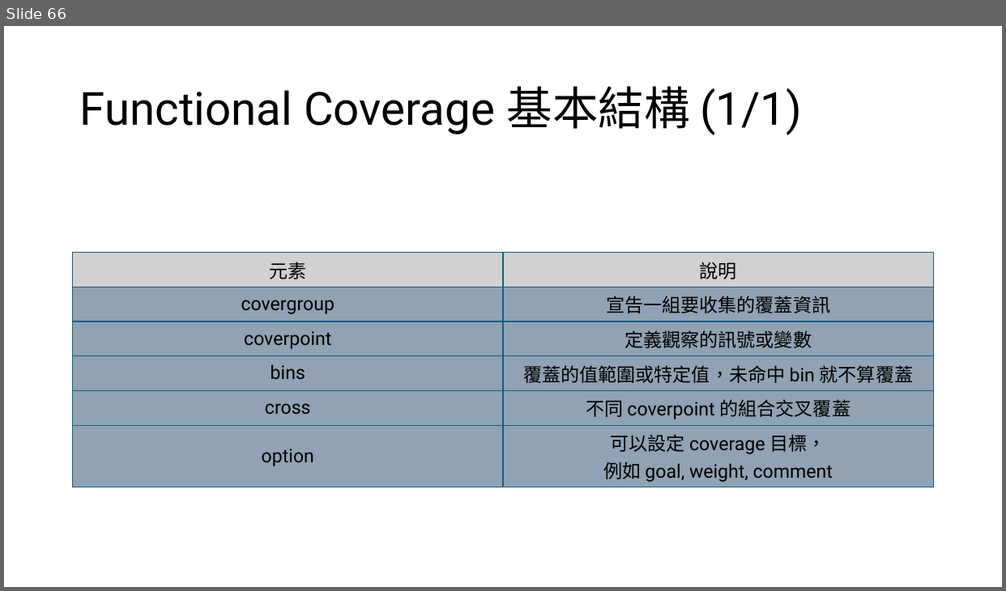
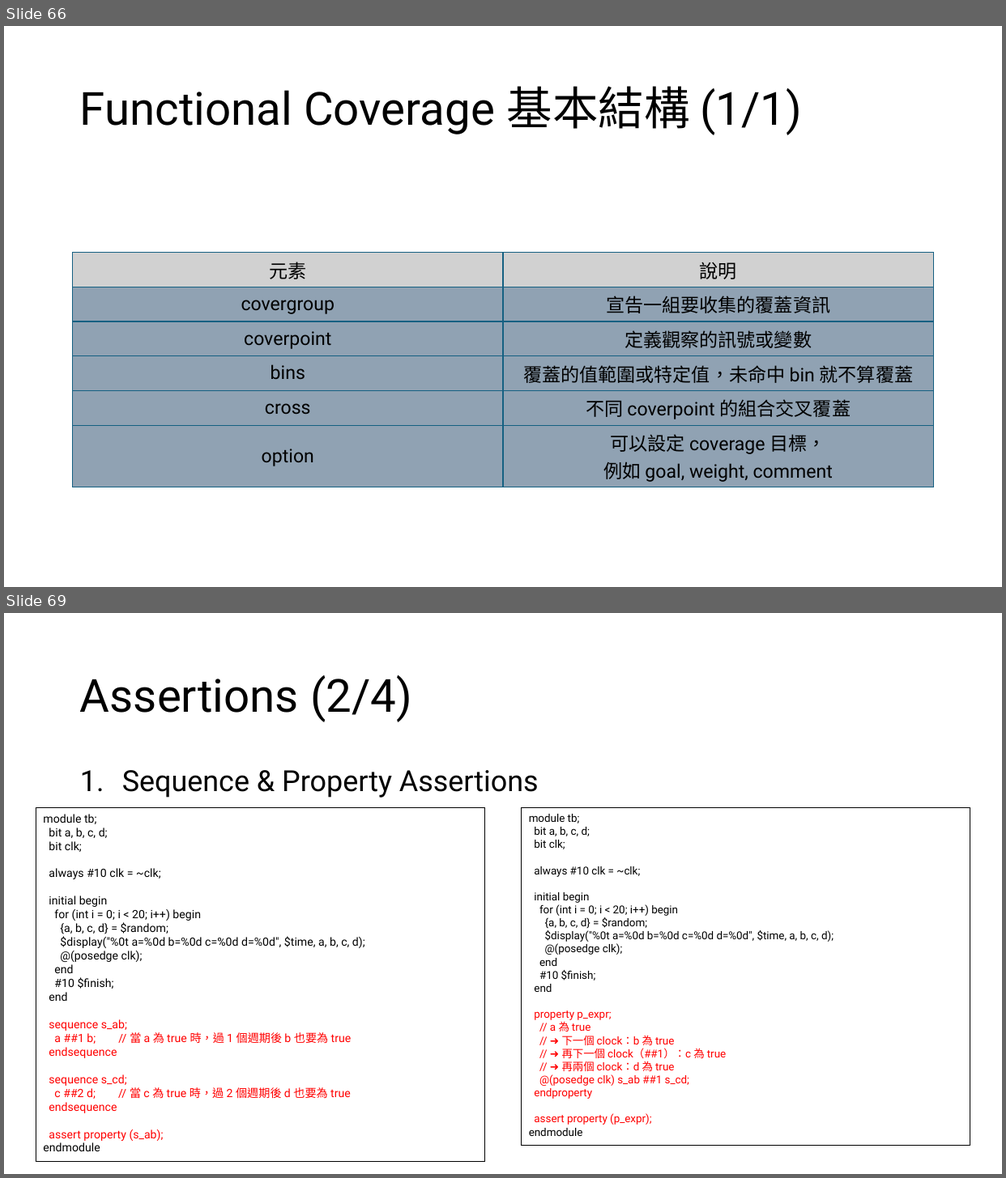
Before and after one commit to s9001055/DV_learning, a slide deck: systemverilog/SystemVerilog_語法學習.pptx. Shown one above the other, each under a label of ours: slide 66 before the commit, slides 66 and 69 after it; the slides between them are not shown. The pictures are 1006x591 and 1006x1178 pixels, drawn with LibreOffice and Linux fonts; fonts in the diff are those of the drawing. Boxes give left, top, right and bottom in pixels: in the first picture for what was removed or moved away, otherwise in the second. Text is boxed around its words. In the diff, an @@ line names an element or a change of style, - is before the commit and + after.

Commit message:
Modify: SystemVerilog_語法學習.pptx 1. Add: chapter 8 assertion

```diff
--- a/systemverilog/SystemVerilog_語法學習.pptx
+++ b/systemverilog/SystemVerilog_語法學習.pptx
@@ slide 69 added at [4, 613, 1002, 1174], background #FFFFFF @@
@@ title added at [80, 675, 412, 722], 44 pt, text #000000 @@
+Assertions (2/4)
@@ text added at [122, 770, 539, 798], 28 pt, text #000000 @@
+1. Sequence & Property Assertions
@@ rectangle added at [36, 807, 485, 1161], outline #000000 0.75 pt, 11 pt, text #000000 @@
+module tb;
+bit a, b, c, d;
+bit clk;
+always #10 clk = ~clk;
+initial begin
+for (int i = 0; i < 20; i++) begin
+{a, b, c, d} = $random;
+$display("%0t a=%0d b=%0d c=%0d d=%0d", $time, a, b, c, d);
+@(posedge clk);
+end
+#10 $finish;
+end
+sequence s_ab;
+a ##1 b; // 當 a 為 true 時，過 1 個週期後 b 也要為 true
+endsequence
+sequence s_cd;
+c ##2 d; // 當 c 為 true 時，過 2 個週期後 d 也要為 true
+endsequence
+assert property (s_ab);
+endmodule
@@ rectangle added at [522, 807, 970, 1146], outline #000000 0.75 pt, 10.5 pt, text #000000 @@
+module tb;
+bit a, b, c, d;
+bit clk;
+always #10 clk = ~clk;
+initial begin
+for (int i = 0; i < 20; i++) begin
+{a, b, c, d} = $random;
+$display("%0t a=%0d b=%0d c=%0d d=%0d", $time, a, b, c, d);
+@(posedge clk);
+end
+#10 $finish;
+end
+property p_expr;
+// a 為 true
+// ➜ 下一個 clock：b 為 true
+// ➜ 再下一個 clock（##1）：c 為 true
+// ➜ 再兩個 clock：d 為 true
+@(posedge clk) s_ab ##1 s_cd;
+endproperty
+assert property (p_expr);
+endmodule
```
Also in this commit, not shown: 1 slide changed, 4 other slides added, 1 other file.
